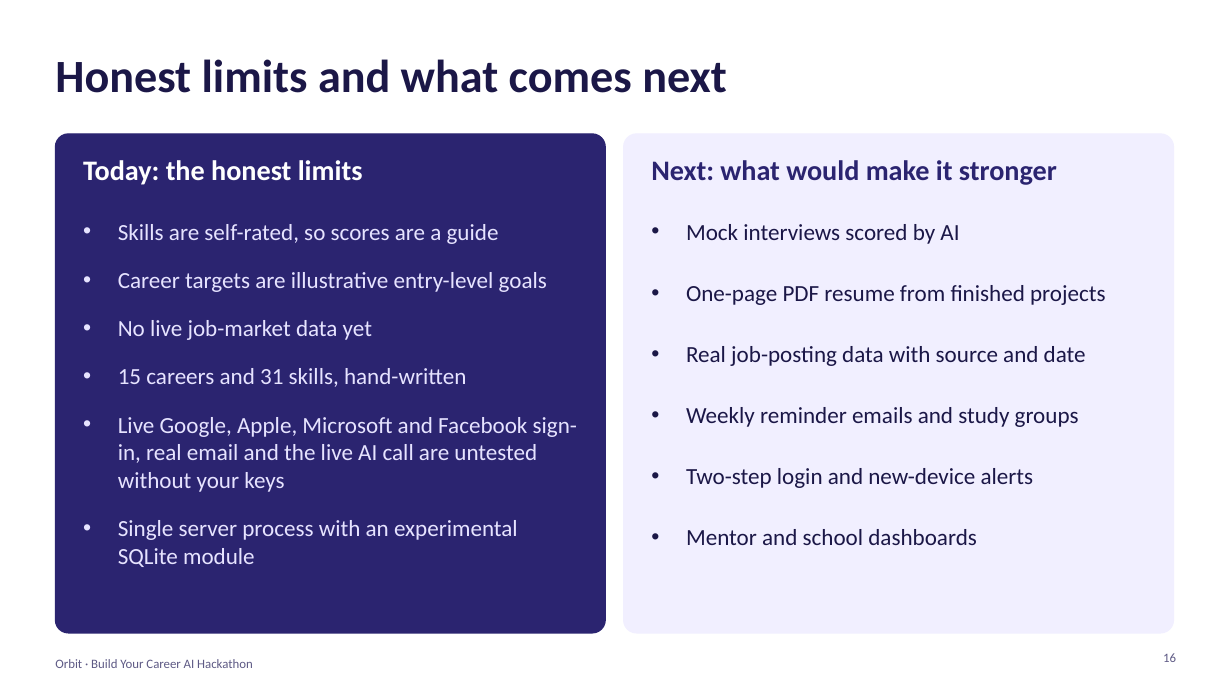
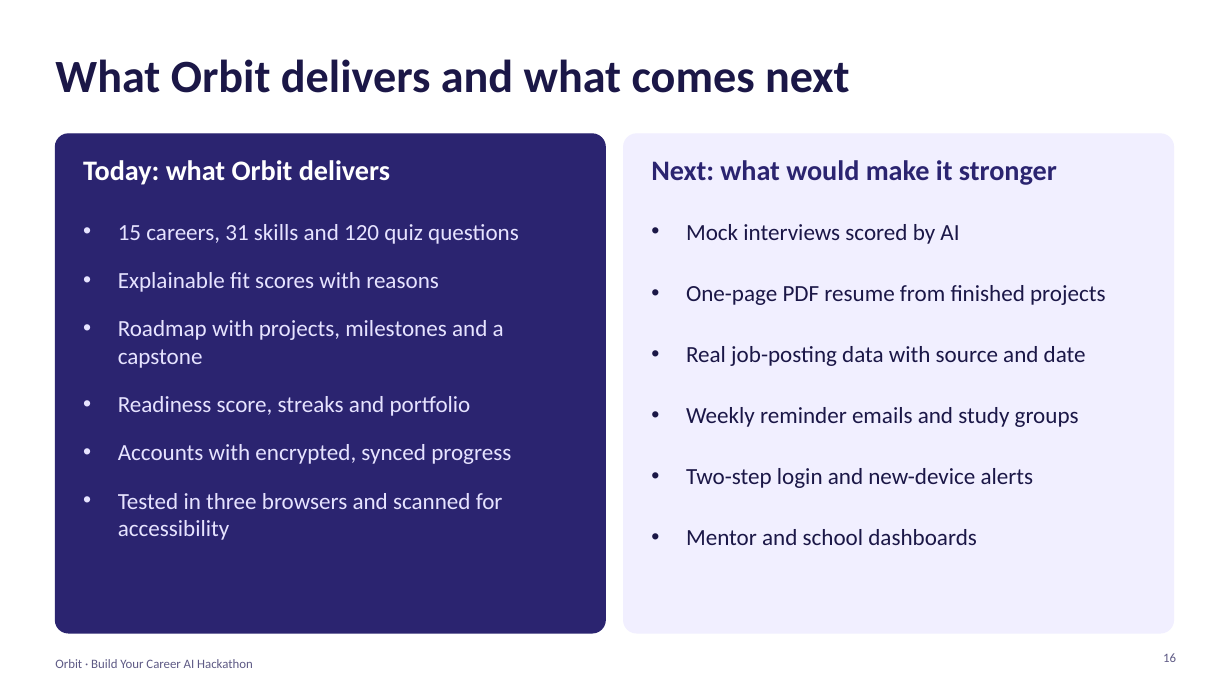
Before and after one commit to 111Reihan/AI-Powered-Career-Development-Hackathon, a slide deck: slide 16 of docs/Orbit-pitch-deck-v2.pptx. Drawn at 1232x693 pixels with LibreOffice and Linux fonts; fonts in the diff are those of the drawing. Boxes give left, top, right and bottom in pixels: in the first picture for what was removed or moved away, otherwise in the second. Text is boxed around its words. In the diff, an @@ line names an element or a change of style, - is before the commit and + after.

```diff
--- a/docs/Orbit-pitch-deck-v2.pptx
+++ b/docs/Orbit-pitch-deck-v2.pptx
@@ text at [55,59,849,93]: text changed @@
-Honest limits and what comes next
+What Orbit delivers and what comes next
@@ text at [83,160,390,185]: text changed @@
-Today: the honest limits
+Today: what Orbit delivers
@@ text at [118,224,519,540]: text changed @@
-• Skills are self-rated, so scores are a guide
-• Career targets are illustrative entry-level goals
-• No live job-market data yet
-• 15 careers and 31 skills, hand-written
-• Live Google, Apple, Microsoft and Facebook sign-in, real email and the live AI call are untested without your keys
-• Single server process with an experimental SQLite module
+• 15 careers, 31 skills and 120 quiz questions
+• Explainable fit scores with reasons
+• Roadmap with projects, milestones and a capstone
+• Readiness score, streaks and portfolio
+• Accounts with encrypted, synced progress
+• Tested in three browsers and scanned for accessibility
```
Also in this commit, not shown: 4 other slides changed.
